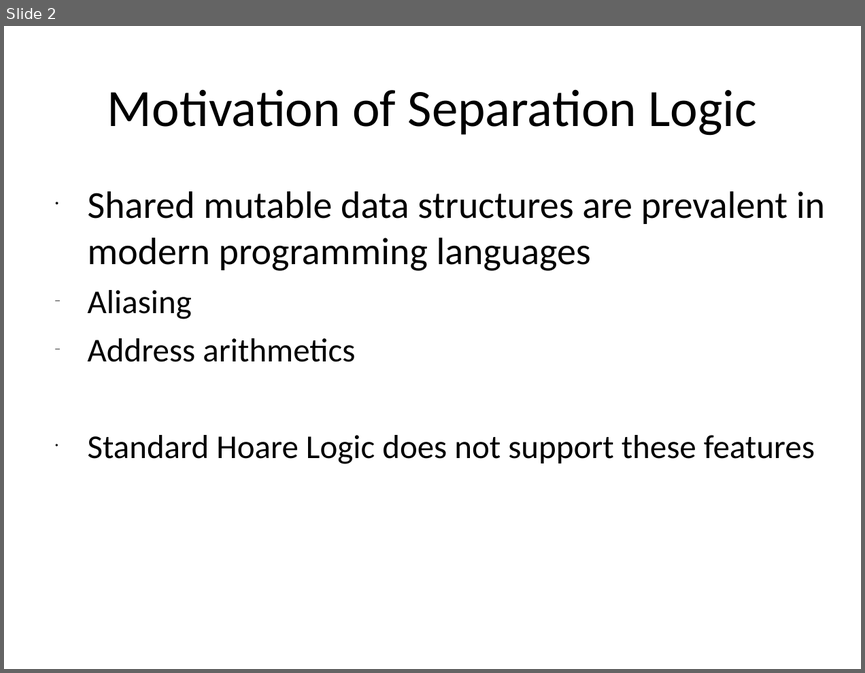
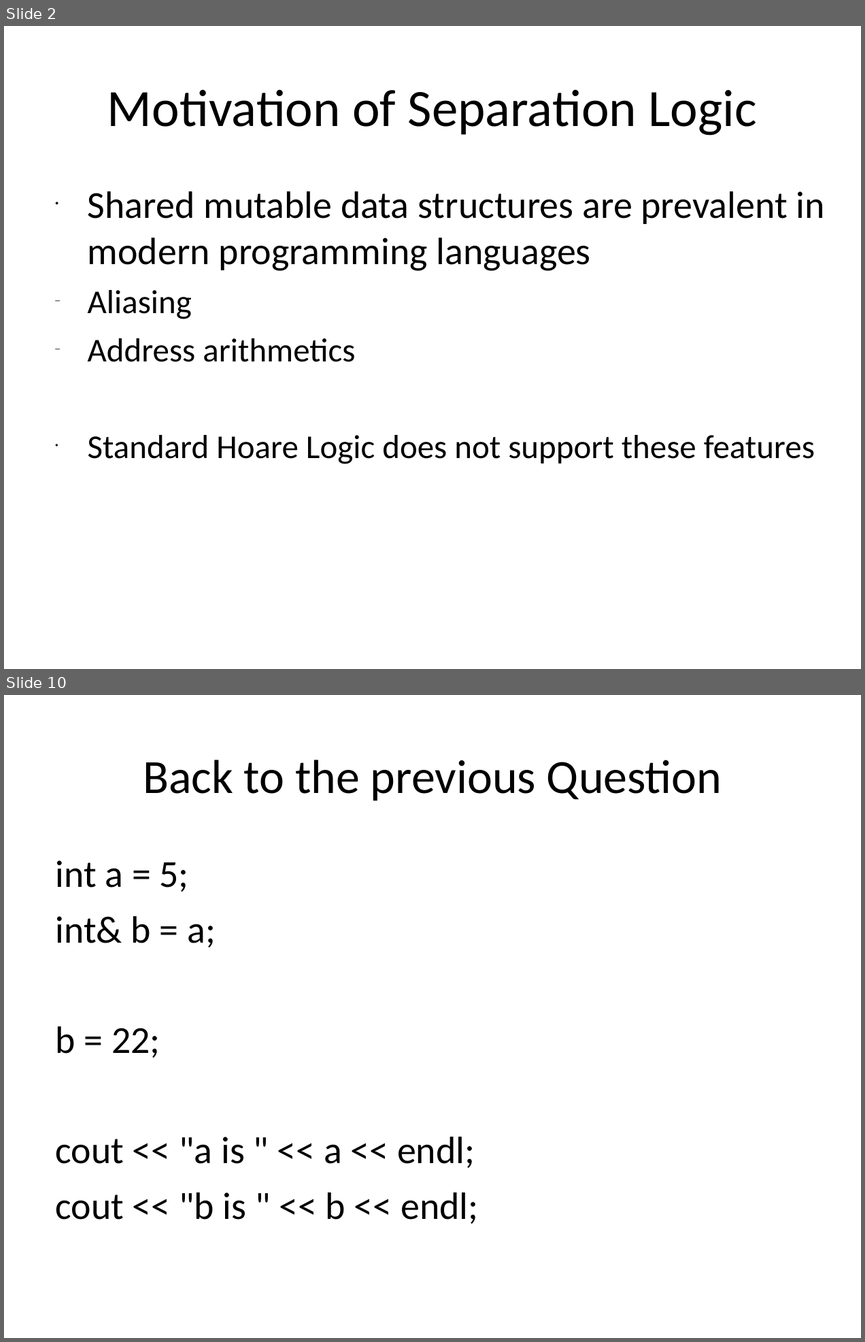
Before and after one commit to xiaohe27/Papers4Courses, a slide deck: FM/presentations/Overview of Separation Logic.ppt. Shown one above the other, each under a label of ours: slide 2 before the commit, slides 2 and 10 after it; the slides between them are not shown. The pictures are 865x673 and 865x1342 pixels, drawn with LibreOffice and Linux fonts; fonts in the diff are those of the drawing. Boxes give left, top, right and bottom in pixels: in the first picture for what was removed or moved away, otherwise in the second. Text is boxed around its words. In the diff, an @@ line names an element or a change of style, - is before the commit and + after.

```diff
--- a/FM/presentations/Overview of Separation Logic.ppt
+++ b/FM/presentations/Overview of Separation Logic.ppt
@@ slide 10 added at (x1=4, y1=695, x2=861, y2=1338), background #FFFFFF @@
@@ title added at (x1=143, y1=760, x2=722, y2=801), 40 pt, text #000000 @@
+Back to the previous Question
@@ text added at (x1=55, y1=860, x2=478, y2=1223), 32 pt, text #000000 @@
+int a = 5;
+int& b = a;
+b = 22;
+cout << "a is " << a << endl;
+cout << "b is " << b << endl;
```
Also in this commit, not shown: 2 slides changed, 5 other slides added.
